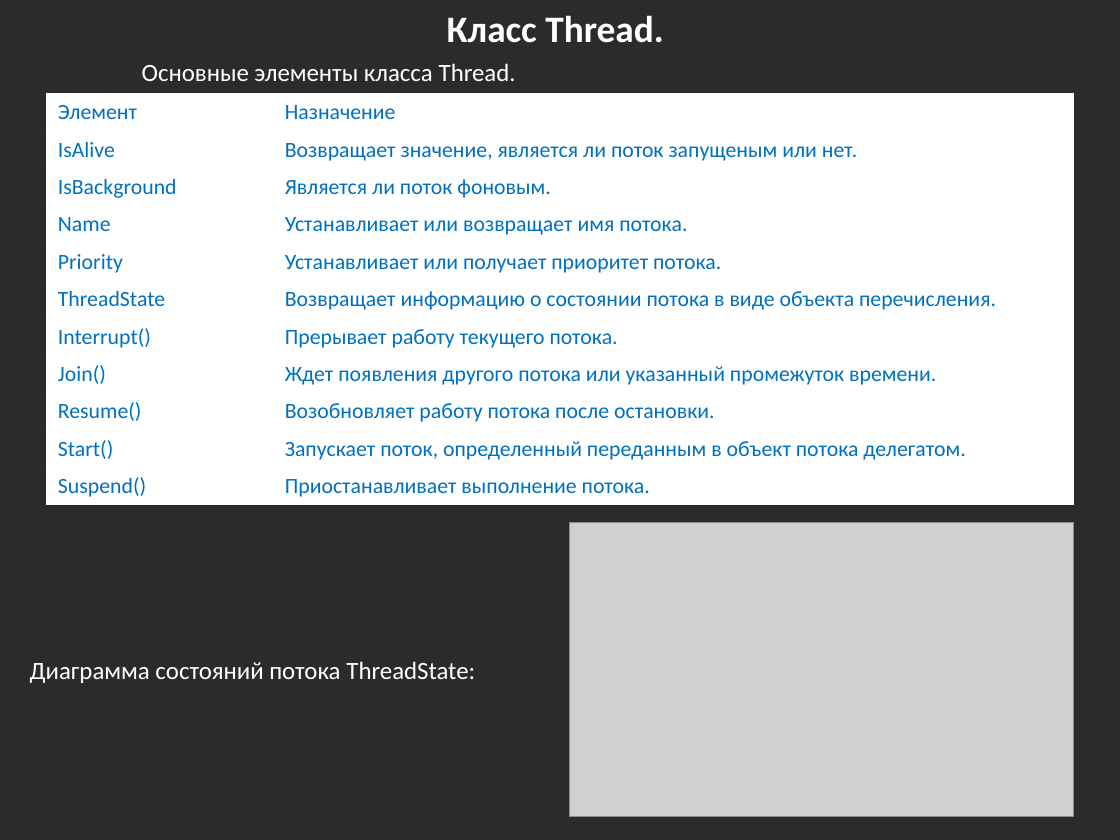
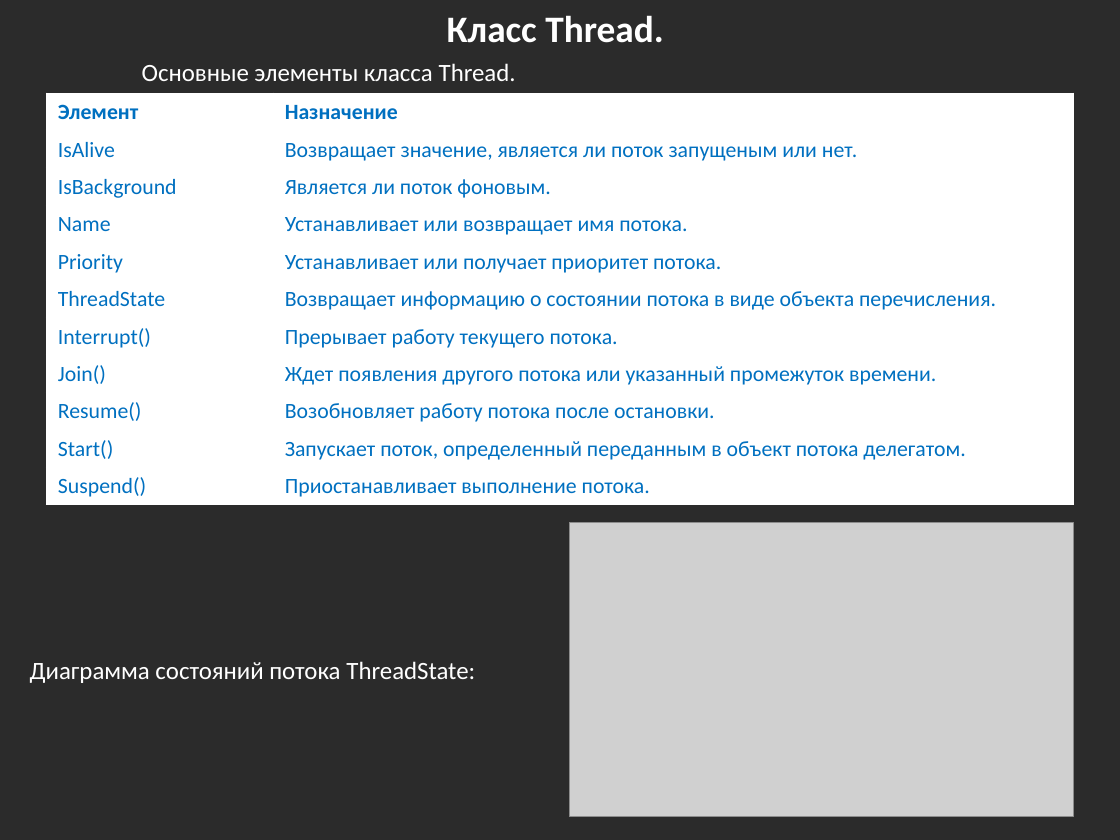
Before and after one commit to bazile/Training, a slide deck: slide 10 of Presentation/lesson-08.pptx. Drawn at 1120x840 pixels with LibreOffice and Linux fonts; fonts in the diff are those of the drawing; grey boxes stand for pictures; background and template pictures are left out; a plain dark background stands for a picture behind light text. Boxes give left, top, right and bottom in pixels: in the first picture for what was removed or moved away, otherwise in the second. Text is boxed around its words. In the diff, an @@ line names an element or a change of style, - is before the commit and + after.

```diff
--- a/Presentation/lesson-08.pptx
+++ b/Presentation/lesson-08.pptx
@@ table at (x1=47, y1=93, x2=1074, y2=504) @@
@@ bold on in "Элемент", "Назначение" @@
```
Also in this commit, not shown: 2 other slides changed, 5 slides added.
